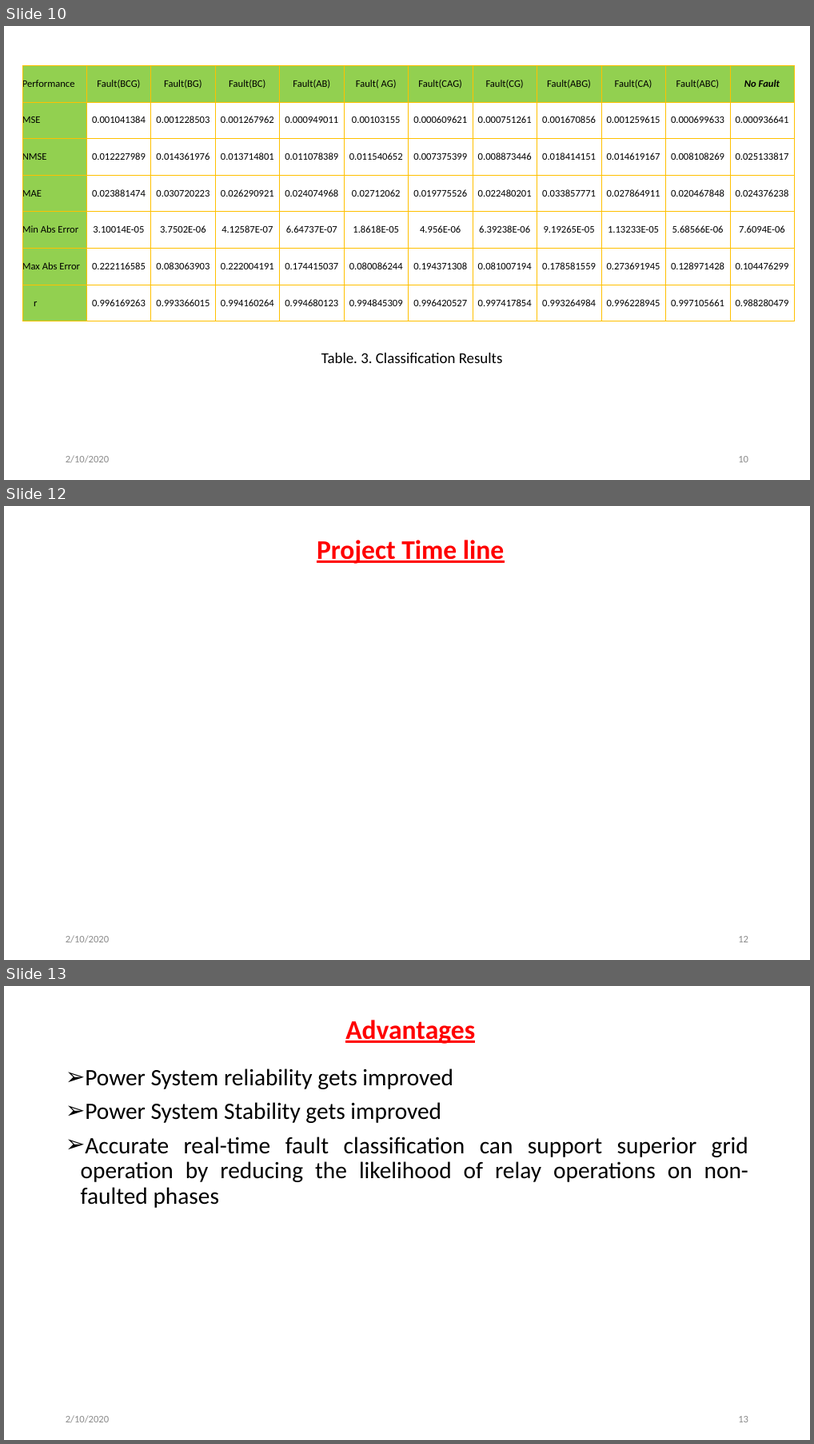
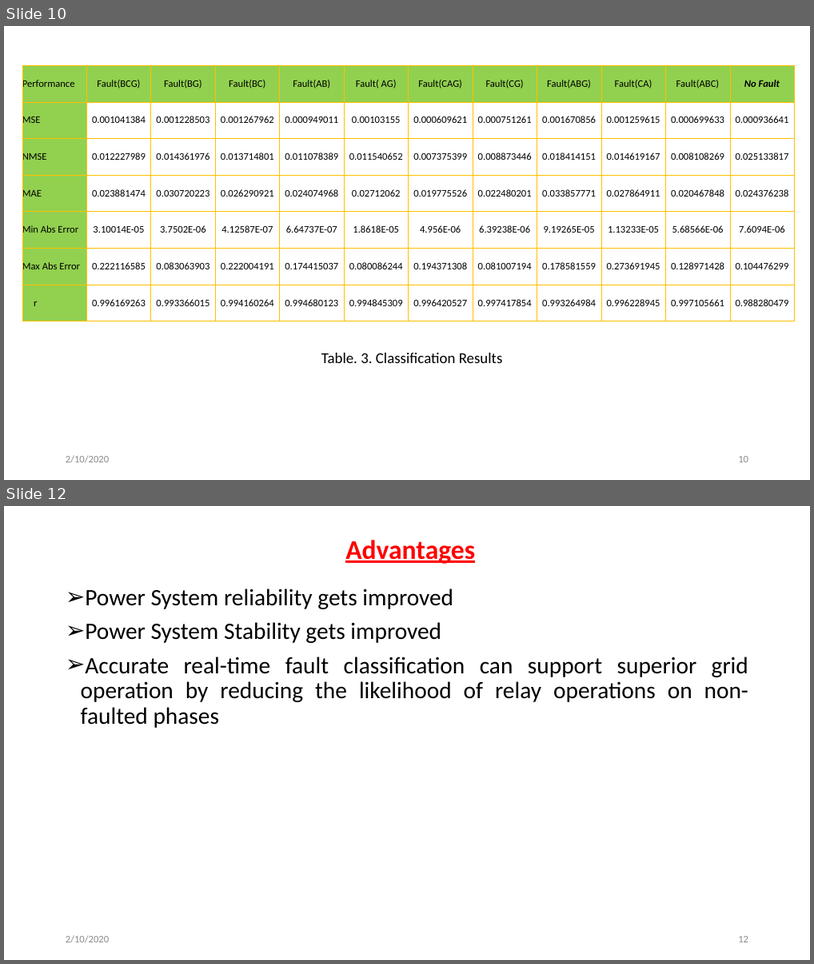
Before and after one commit to svec-final-year-project-eee/Project, a slide deck: Reviews/second review/Second Oral Presentation.pptx. Shown one above the other, each under a label of ours: slides 10, 12 and 13 before the commit, slides 10 and 12 after it; the slides between them are not shown. The pictures are 814x1444 and 814x964 pixels, drawn with LibreOffice and Linux fonts; fonts in the diff are those of the drawing. Boxes give left, top, right and bottom in pixels: in the first picture for what was removed or moved away, otherwise in the second. Text is boxed around its words. In the diff, an @@ line names an element or a change of style, - is before the commit and + after.

```diff
--- a/Reviews/second review/Second Oral Presentation.pptx
+++ b/Reviews/second review/Second Oral Presentation.pptx
@@ slide 12 removed at (4, 506, 810, 960), background #FFFFFF @@
@@ text removed at (317, 540, 504, 564) @@
-Project Time line
@@ text removed at (66, 935, 109, 943) @@
-2/10/2020
@@ page number removed at (738, 936, 749, 942) @@
-12
@@ what was slide 13 is now slide 12 @@
```
Also in this commit, not shown: 7 slides changed.
